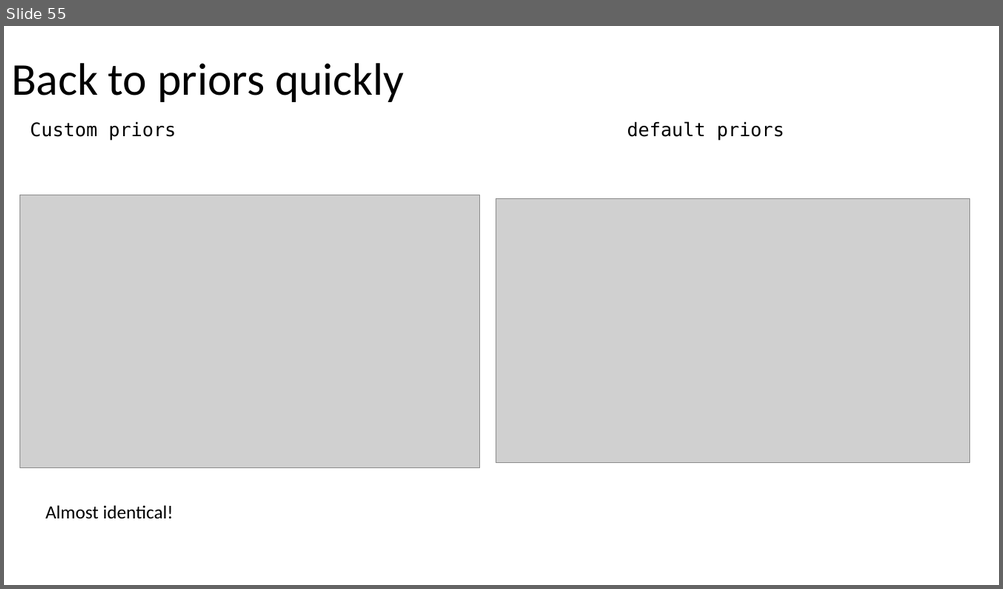
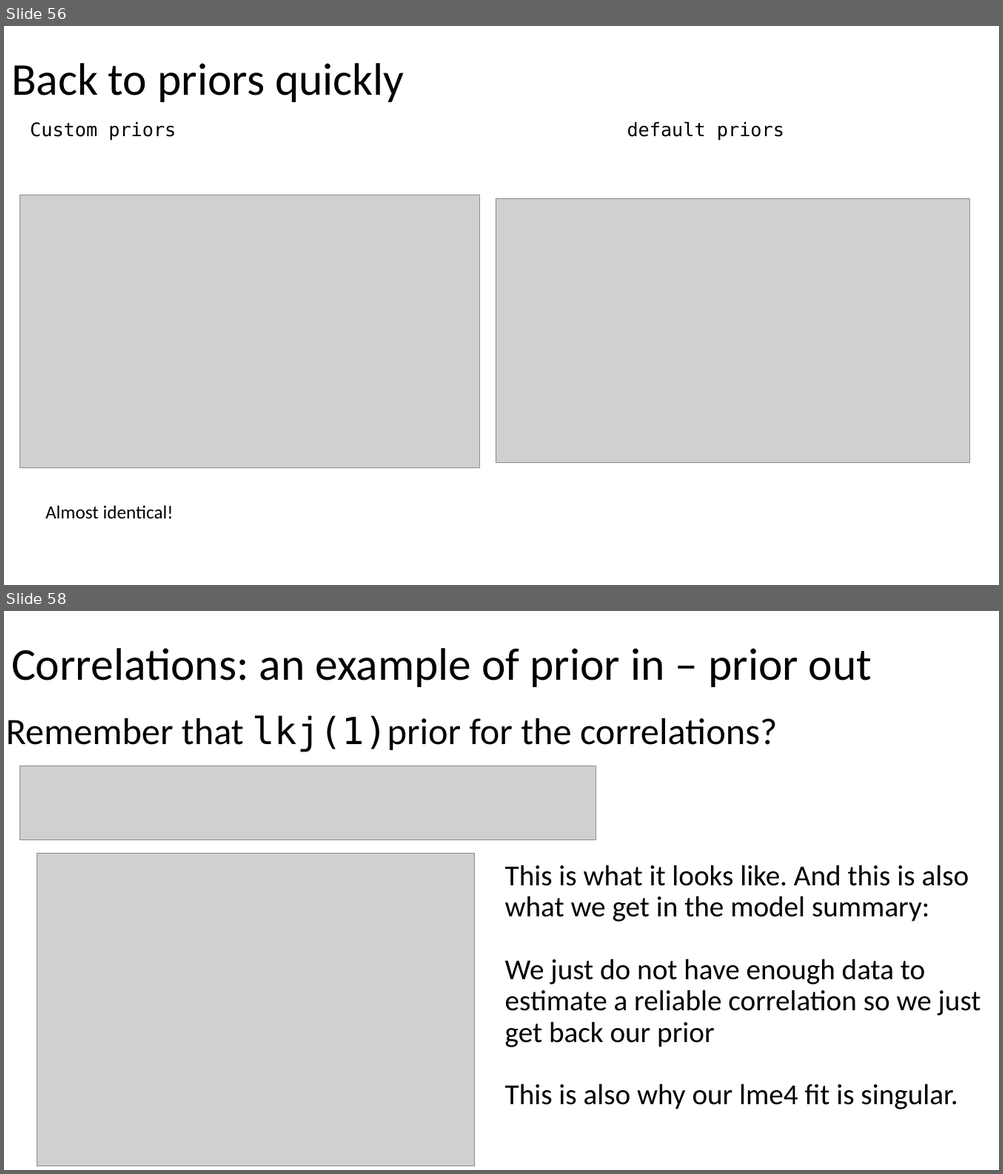
Before and after one commit to julianquandt/brms-intro-SIPS2019, a slide deck: intro_to_brms.pptx. Shown one above the other, each under a label of ours: slide 55 before the commit, slides 56 and 58 after it; the slides between them are not shown. The pictures are 1003x589 and 1003x1174 pixels, drawn with LibreOffice and Linux fonts; fonts in the diff are those of the drawing; grey boxes stand for pictures. Boxes give left, top, right and bottom in pixels: in the first picture for what was removed or moved away, otherwise in the second. Text is boxed around its words. In the diff, an @@ line names an element or a change of style, - is before the commit and + after.

```diff
--- a/intro_to_brms.pptx
+++ b/intro_to_brms.pptx
@@ slide 58 added at (4,611,999,1170), background #FFFFFF @@
@@ title added at (11,648,871,687), 44 pt, text #000000 @@
+Correlations: an example of prior in – prior out
@@ text added at (6,715,777,752), 36 pt, text #000000 @@
+Remember that lkj(1)prior for the correlations?
@@ picture added at (20,766,597,840) @@
@@ picture added at (37,854,475,1166) @@
@@ text added at (505,865,981,1110), 28 pt, text #000000 @@
+This is what it looks like. And this is also what we get in the model summary:
+We just do not have enough data to estimate a reliable correlation so we just get back our prior
+This is also why our lme4 fit is singular.
@@ what was slide 55 is now slide 56 @@
```
Also in this commit, not shown: 7 slides changed, 3 other slides added, 1 slide removed, 1 other file.
